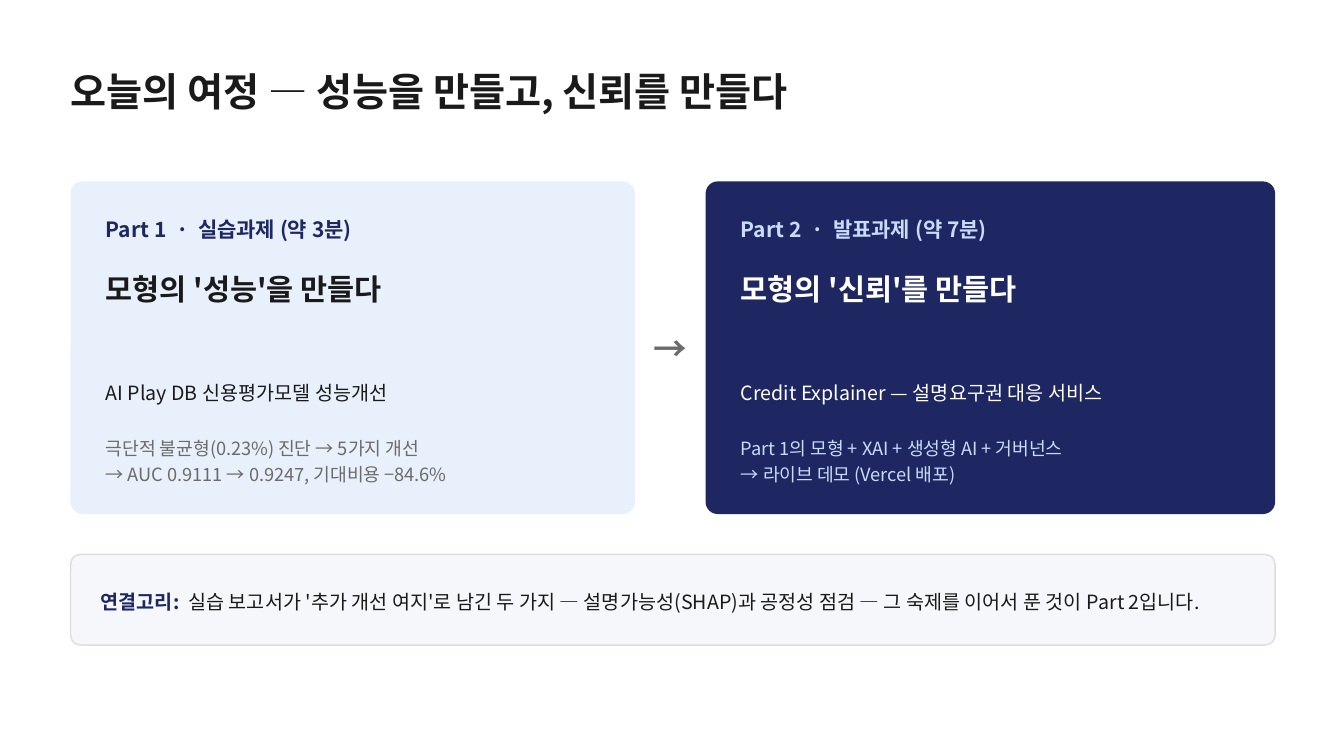
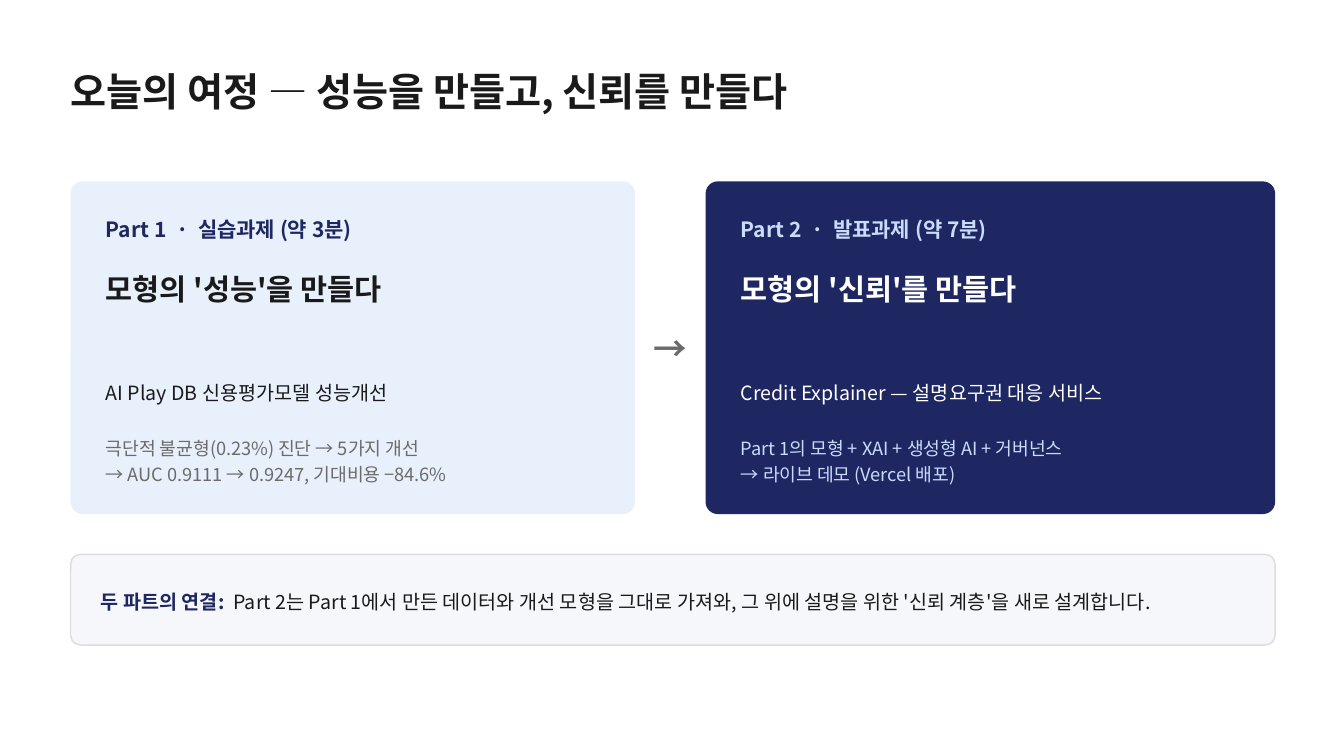
Before and after one commit to gwpark-dev/credit-explainer, a slide deck: slide 2 of CreditExplainer_발표자료_박건우.pptx. Drawn at 1344x756 pixels with LibreOffice and Linux fonts; fonts in the diff are those of the drawing. Boxes give left, top, right and bottom in pixels: in the first picture for what was removed or moved away, otherwise in the second. Text is boxed around its words. In the diff, an @@ line names an element or a change of style, - is before the commit and + after.

```diff
--- a/CreditExplainer_발표자료_박건우.pptx
+++ b/CreditExplainer_발표자료_박건우.pptx
@@ text at [101,592,1151,613]: text changed @@
-연결고리: 실습 보고서가 '추가 개선 여지'로 남긴 두 가지 — 설명가능성(SHAP)과 공정성 점검 — 그 숙제를 이어서 푼 것이 Part 2입니다.
+두 파트의 연결: Part 2는 Part 1에서 만든 데이터와 개선 모형을 그대로 가져와, 그 위에 설명을 위한 '신뢰 계층'을 새로 설계합니다.
```
Also in this commit, not shown: 7 other slides changed, 1 slide removed, 1 other file.
